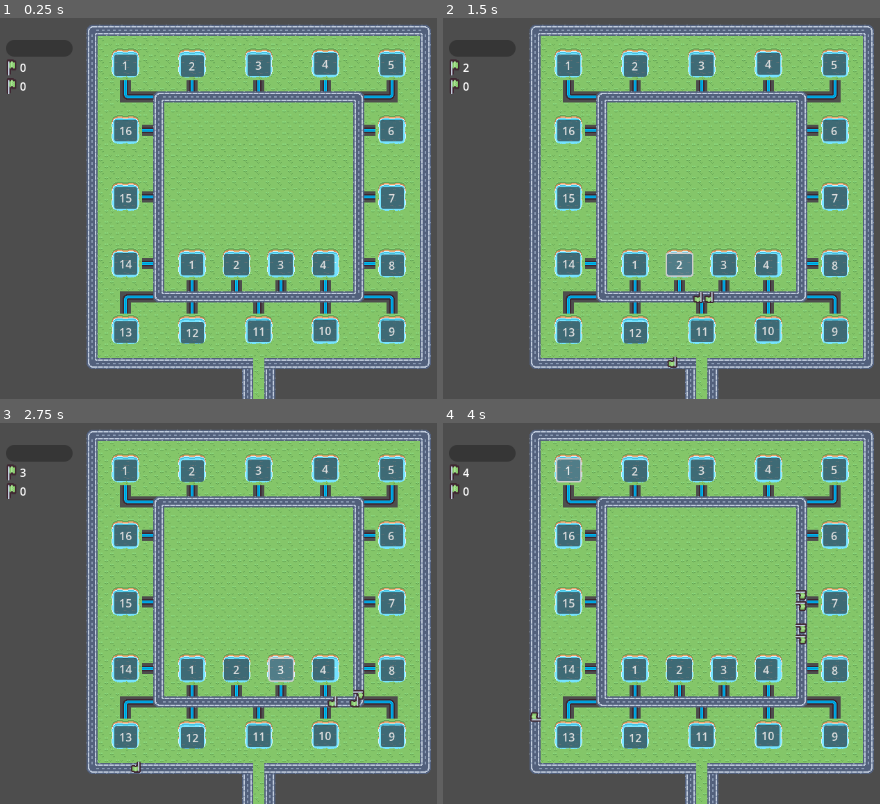
Above: before the commit, frames 1-4 (two rows, left to right).
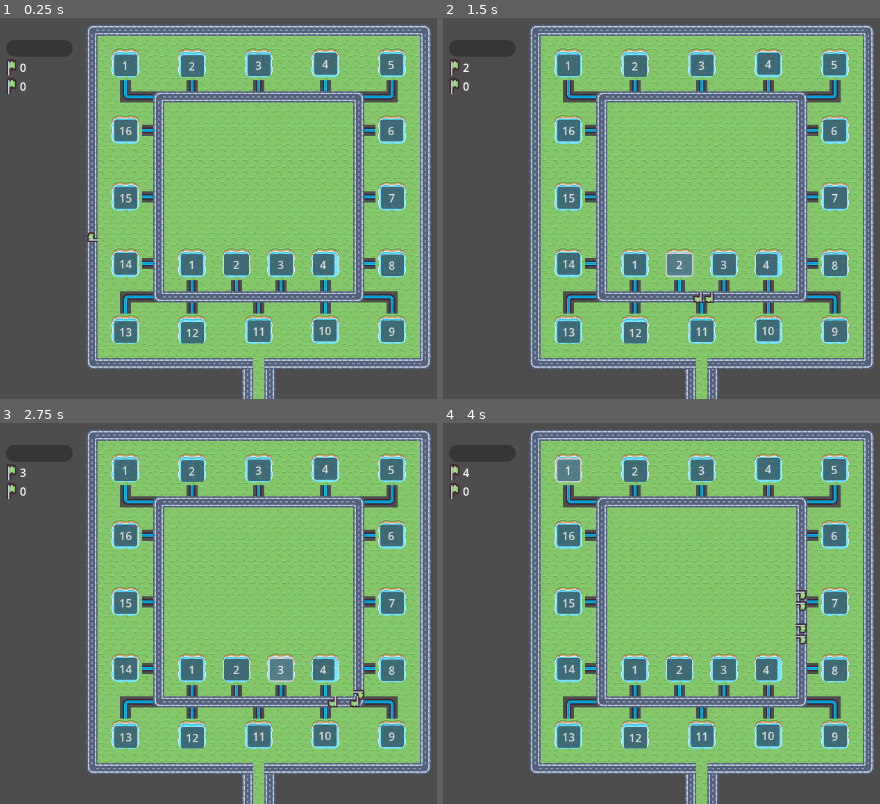
Above: after the commit, the same moments.

Repository: Jelleas/gmtk-2025
Game: Godot game, scene res://main_level.tscn
The game is run twice, just before and just after one commit, with the same random seed, the same clock (stepped at 60 frames per second) and the same inputs.
Inputs:
- Up to frame 1 (0.25 s): no input
- Up to frame 2 (1.5 s): click "1" at 0.5 s; click "2" at 1.25 s
- Up to frame 3 (2.75 s): click "3" at 2 s
- Up to frame 4 (4 s): click "4" at 2.75 s; click "1" at 3.5 s

The runs differ from the first frame. In frame 1, less than 0.1% of the frame differs, in the area x 19-23%, y 56-59%; in frame 2, less than 0.1%; in frame 3, less than 0.1%, in the area x 29-33%, y 88-92%; in frame 4, less than 0.1%.

Commit message:
monster escape

Diff:
--- a/main_level.tscn
+++ b/main_level.tscn
@@ -1,19 +1,18 @@
-[gd_scene load_steps=21 format=4 uid="uid://cbsdsj1tj2kky"]
+[gd_scene load_steps=20 format=4 uid="uid://cbsdsj1tj2kky"]
 
 [ext_resource type="Script" uid="uid://ctq4xyqvawsvm" path="res://resource_path.gd" id="2_05as6"]
 [ext_resource type="Texture2D" uid="uid://dw2e8lr3lde1l" path="res://tilemap_packed.png" id="2_bhu08"]
 [ext_resource type="Script" uid="uid://dod3pkmsb116n" path="res://timer.gd" id="3_bhu08"]
 [ext_resource type="Script" uid="uid://b7qs6iul08i56" path="res://camera_2d.gd" id="4_05as6"]
 [ext_resource type="PackedScene" uid="uid://ig8ajdvhhbd3" path="res://resource.tscn" id="4_xqiim"]
-[ext_resource type="Script" path="res://monster_path.gd" id="5_6pb3s"]
-[ext_resource type="Texture2D" uid="uid://d3byg07av648o" path="res://assets/Vector/bar_shadow_round_large.svg" id="5_ctebd"]
+[ext_resource type="Script" uid="uid://ckoluvmpkkf00" path="res://monster_path.gd" id="5_6pb3s"]
+[ext_resource type="Texture2D" uid="uid://d3byg07av648o" path="res://kenney_ui-pack-space-expansion/Vector/Extra/bar_shadow_round_large.svg" id="5_ctebd"]
 [ext_resource type="PackedScene" uid="uid://tmkdkgu7s5vv" path="res://tower/tower.tscn" id="6_4mnpp"]
-[ext_resource type="PackedScene" path="res://monster.tscn" id="6_e3ldi"]
-[ext_resource type="Texture2D" uid="uid://bepreqkwfug08" path="res://assets/Vector/bar_round_gloss_large.svg" id="6_eqmdw"]
+[ext_resource type="PackedScene" uid="uid://clt7pafdvryia" path="res://monster.tscn" id="6_e3ldi"]
+[ext_resource type="Texture2D" uid="uid://bepreqkwfug08" path="res://kenney_ui-pack-space-expansion/Vector/Blue/bar_round_gloss_large.svg" id="6_eqmdw"]
 [ext_resource type="Script" uid="uid://ddeoiro7qkje2" path="res://ui/resource_tracker/resource_tracker.gd" id="8_do8ha"]
 [ext_resource type="PackedScene" uid="uid://bmc2jmy6ojjcv" path="res://ui/totemInterface.tscn" id="8_eqmdw"]
 [ext_resource type="Script" uid="uid://brs7pxde6f6fi" path="res://ui/resource_tracker/wood_counter.gd" id="12_do8ha"]
-[ext_resource type="Script" path="res://resource_bar.gd" id="13_6pb3s"]
 [ext_resource type="Texture2D" uid="uid://dfj26ibwe2waf" path="res://tile_0035.png" id="13_xqiim"]
 [ext_resource type="Script" uid="uid://ch56vgnhbb8nu" path="res://ui/resource_tracker/frog_counter.gd" id="14_htena"]
 
@@ -259,50 +258,49 @@
 script = ExtResource("3_bhu08")
 resource_path = NodePath("../ResourcePath")
 
-[node name="ResourceTracker" type="CanvasLayer" parent="." node_paths=PackedStringArray("resource_path")]
-script = ExtResource("8_do8ha")
-resource_path = NodePath("../ResourcePath")
-
-[node name="VBoxContainer" type="VBoxContainer" parent="ResourceTracker"]
+[node name="UI" type="CanvasLayer" parent="."]
+
+[node name="ResourceTracker" type="VBoxContainer" parent="UI" node_paths=PackedStringArray("resource_path")]
 offset_left = 203.0
 offset_top = 131.0
 offset_right = 299.0
 offset_bottom = 171.0
-
-[node name="ResourceBar" type="TextureProgressBar" parent="ResourceTracker/VBoxContainer"]
+script = ExtResource("8_do8ha")
+resource_path = NodePath("../../ResourcePath")
+
+[node name="ResourceBar" type="TextureProgressBar" parent="UI/ResourceTracker"]
 layout_mode = 2
 texture_under = ExtResource("5_ctebd")
 texture_progress = ExtResource("6_eqmdw")
-script = ExtResource("13_6pb3s")
-
-[node name="WoodTracker" type="HBoxContainer" parent="ResourceTracker/VBoxContainer"]
-layout_mode = 2
-
-[node name="WoodRect" type="TextureRect" parent="ResourceTracker/VBoxContainer/WoodTracker"]
+
+[node name="WoodTracker" type="HBoxContainer" parent="UI/ResourceTracker"]
+layout_mode = 2
+
+[node name="WoodRect" type="TextureRect" parent="UI/ResourceTracker/WoodTracker"]
 layout_mode = 2
 texture = ExtResource("13_xqiim")
 
-[node name="MarginContainer" type="MarginContainer" parent="ResourceTracker/VBoxContainer/WoodTracker"]
+[node name="MarginContainer" type="MarginContainer" parent="UI/ResourceTracker/WoodTracker"]
 layout_mode = 2
 size_flags_horizontal = 3
 
-[node name="WoodCounter" type="Label" parent="ResourceTracker/VBoxContainer/WoodTracker/MarginContainer"]
+[node name="WoodCounter" type="Label" parent="UI/ResourceTracker/WoodTracker/MarginContainer"]
 layout_mode = 2
 text = "0"
 script = ExtResource("12_do8ha")
 
-[node name="FrogTracker" type="HBoxContainer" parent="ResourceTracker/VBoxContainer"]
-layout_mode = 2
-
-[node name="FrogRect" type="TextureRect" parent="ResourceTracker/VBoxContainer/FrogTracker"]
+[node name="FrogTracker" type="HBoxContainer" parent="UI/ResourceTracker"]
+layout_mode = 2
+
+[node name="FrogRect" type="TextureRect" parent="UI/ResourceTracker/FrogTracker"]
 layout_mode = 2
 texture = ExtResource("13_xqiim")
 
-[node name="MarginContainer" type="MarginContainer" parent="ResourceTracker/VBoxContainer/FrogTracker"]
+[node name="MarginContainer" type="MarginContainer" parent="UI/ResourceTracker/FrogTracker"]
 layout_mode = 2
 size_flags_horizontal = 3
 
-[node name="FrogCounter" type="Label" parent="ResourceTracker/VBoxContainer/FrogTracker/MarginContainer"]
+[node name="FrogCounter" type="Label" parent="UI/ResourceTracker/FrogTracker/MarginContainer"]
 layout_mode = 2
 text = "0"
 script = ExtResource("14_htena")
--- a/monster.gd
+++ b/monster.gd
@@ -2,9 +2,12 @@
 
 class_name Monster
 
+signal monster_escape(cost: int)
+
 const LOOP_SECONDS = 20
 
-var speed = 1
+var escape_cost = 10
+var speed = 20
 var type: Monster.Type
 
 enum Type {
@@ -14,5 +17,13 @@
 func _process(delta: float) -> void:
 	progress_ratio += delta / (LOOP_SECONDS / speed)
 
+	if progress_ratio >= 1.0:
+		escape()
+
 func init(type_: Monster.Type):
 	type = type_
+
+func escape():
+	print("escaped")
+	monster_escape.emit(escape_cost)
+	queue_free()
--- a/monster.tscn
+++ b/monster.tscn
@@ -5,6 +5,7 @@
 
 [node name="Monster" type="PathFollow2D"]
 rotation = -1.5708
+loop = false
 script = ExtResource("1_mrqeg")
 
 [node name="Sprite2D" type="Sprite2D" parent="."]
--- a/monster_path.gd
+++ b/monster_path.gd
@@ -4,8 +4,17 @@
 @export var loop_seconds: float = 10
 
 func _ready() -> void:
-	var monster = monster_scene.instantiate()
-	add_child(monster)
+	spawn(Monster.Type.BLOB)
 
 func _process(delta: float) -> void:
 	pass
+
+func spawn(type: Monster.Type):
+	var monster = monster_scene.instantiate()
+	monster.init(type)
+	add_child(monster)
+
+	monster.monster_escape.connect(_on_monster_escape)
+
+func _on_monster_escape(cost: int):
+	print(cost)
--- a/ui/resource_tracker/resource_tracker.gd
+++ b/ui/resource_tracker/resource_tracker.gd
@@ -1,4 +1,4 @@
-extends CanvasLayer
+extends VBoxContainer
 
 @export var resource_path: Path2D;
 
